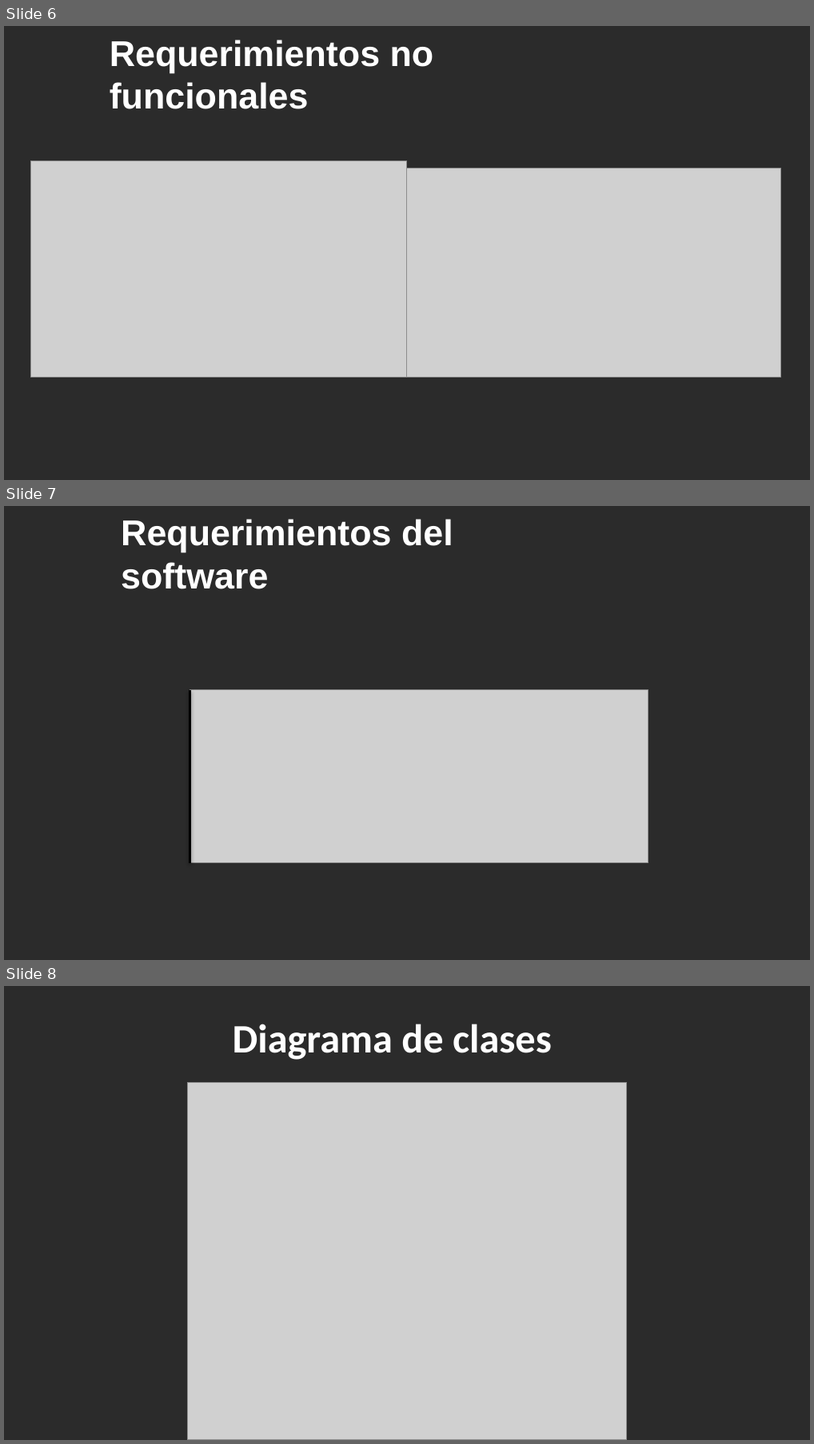
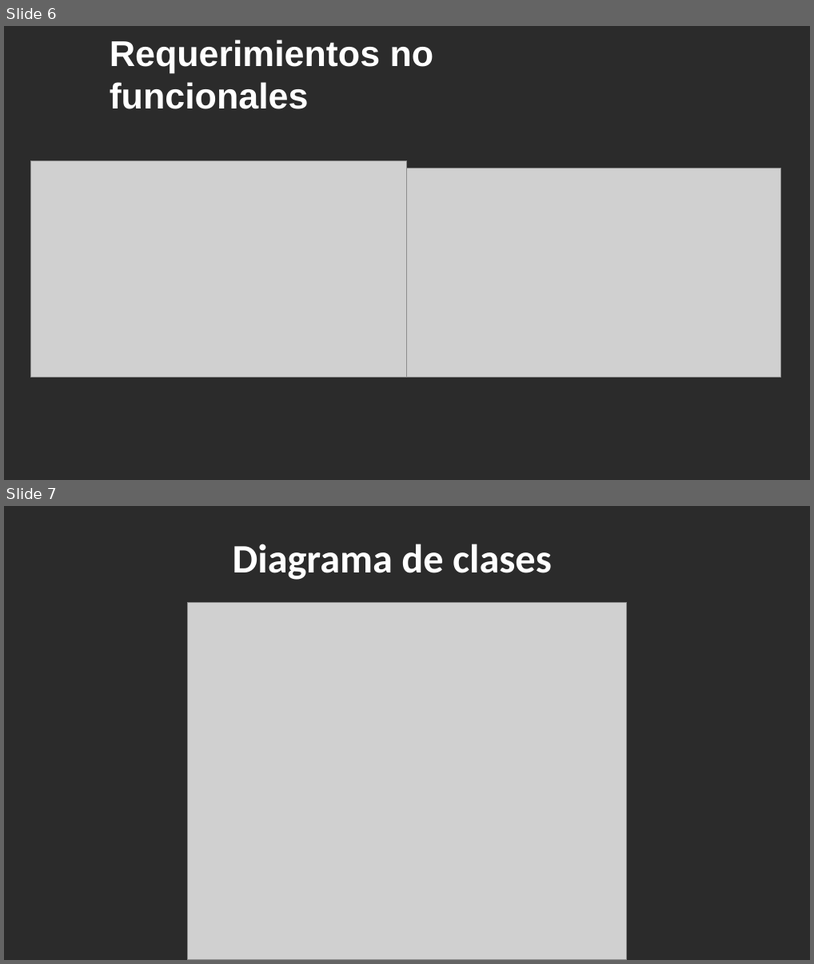
Before and after one commit to teamfsteelsystem/ProyectoFSS, a slide deck: Descripcion FSS/Expo-diciembre2020.pptx. Shown one above the other, each under a label of ours: slides 6, 7 and 8 before the commit, slides 6 and 7 after it. The pictures are 814x1444 and 814x964 pixels, drawn with LibreOffice and Linux fonts; fonts in the diff are those of the drawing; grey boxes stand for pictures; background and template pictures are left out; a plain dark background stands for a picture behind light text. Boxes give left, top, right and bottom in pixels: in the first picture for what was removed or moved away, otherwise in the second. Text is boxed around its words. In the diff, an @@ line names an element or a change of style, - is before the commit and + after.

```diff
--- a/Descripcion FSS/Expo-diciembre2020.pptx
+++ b/Descripcion FSS/Expo-diciembre2020.pptx
@@ slide 7 removed at <box>4,506,810,960</box>, background picture (left out) @@
@@ text removed at <box>121,519,454,589</box> @@
-Requerimientos del software
@@ picture removed at <box>190,690,649,863</box> @@
@@ line removed from (190, 690) to (190, 863) @@
@@ what was slide 8 is now slide 7 @@
```
Also in this commit, not shown: 1 other file.
